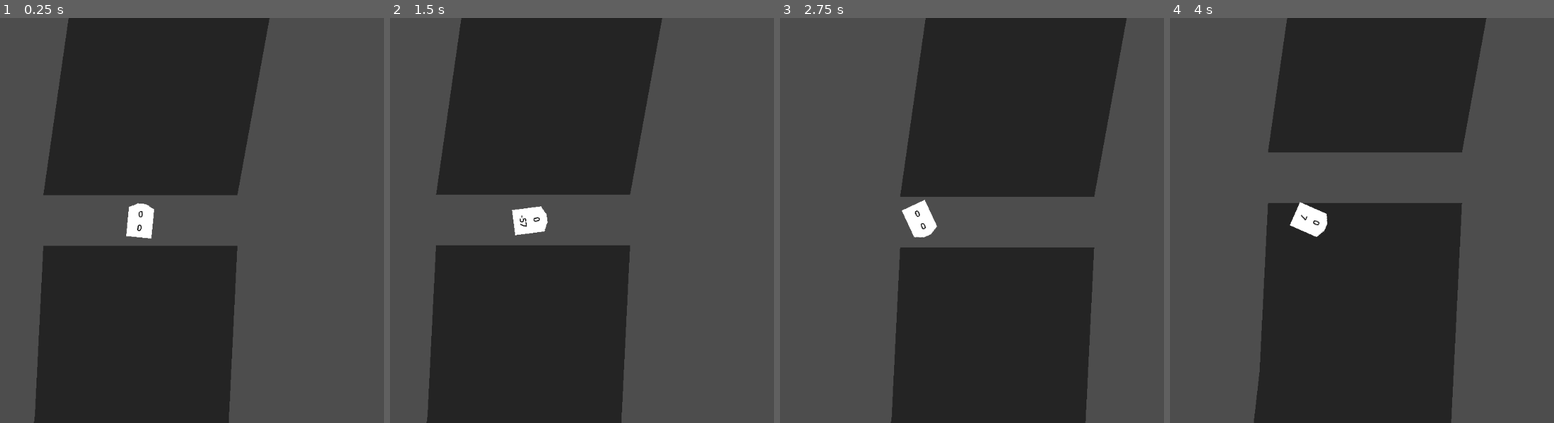
Above: before the commit, frames 1-4 (left to right).
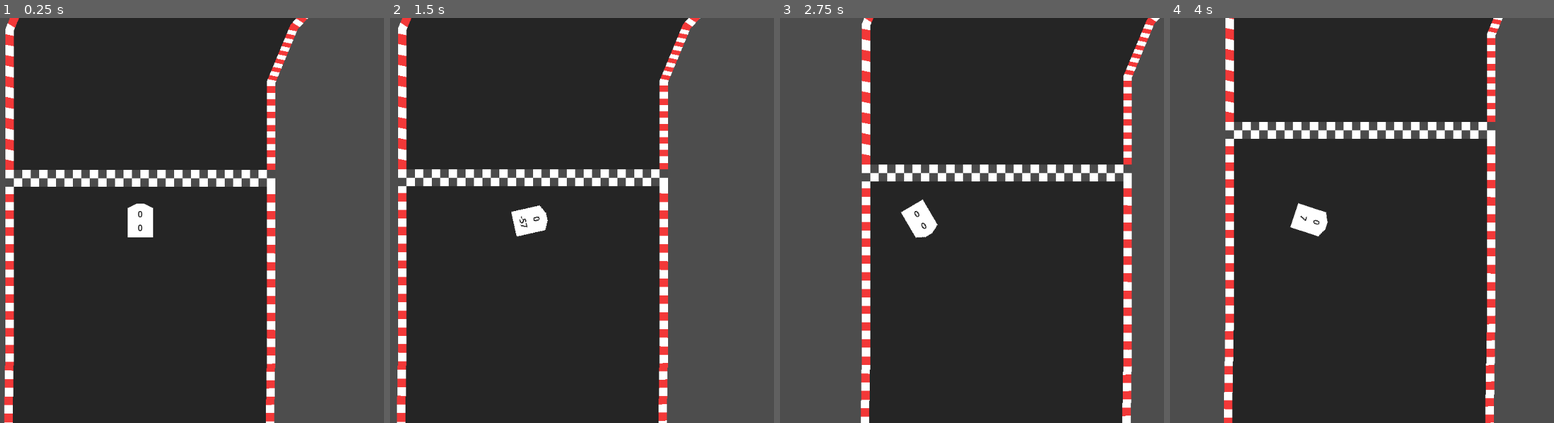
Above: after the commit, the same moments.

Repository: Tab-e-n/web-racing-game
Game: Godot game, scene res://gameplay.tscn
Two runs of this game, one before a commit and one after it. Both use one fixed random seed, a clock stepped at 60 frames per second and the inputs below.
Inputs:
- Up to frame 1 (0.25 s): no input
- Up to frame 2 (1.5 s): tap Enter at 0.5 s; hold Right (right) 0.53-1.28 s; hold Down (down) from 1.28 s (still down)
- Up to frame 3 (2.75 s): release Down (down) at 2.03 s; hold Right (right) from 2.03 s (still down)
- Up to frame 4 (4 s): release Right (right) at 2.78 s; hold Up (up) 2.78-3.53 s; hold Left (left) from 3.53 s (still down)

The runs differ from the first frame. In frame 1, 27% of the frame differs, in the area x 1-81%, y 0-100%; in frame 2, 28%; in frame 3, 27%; in frame 4, 28%, in the area x 14-87%, y 0-100%.

Commit message:
Road and Asphalt code, probably more

Diff:
--- /dev/null
+++ b/Objects/GameplayObjects/asphalt.tscn
@@ -0,0 +1,10 @@
+[gd_scene load_steps=2 format=3 uid="uid://cv88uov3uxp48"]
+
+[ext_resource type="Script" path="res://Scripts/asphalt.gd" id="1_qqocn"]
+
+[node name="Asphalt" type="Area2D"]
+collision_layer = 4
+script = ExtResource("1_qqocn")
+
+[connection signal="body_entered" from="." to="." method="_on_body_entered"]
+[connection signal="body_exited" from="." to="." method="_on_body_exited"]
--- a/Objects/GameplayObjects/checkpoint.tscn
+++ b/Objects/GameplayObjects/checkpoint.tscn
@@ -1,6 +1,7 @@
-[gd_scene load_steps=3 format=3 uid="uid://b6m05hpjgeyco"]
+[gd_scene load_steps=4 format=3 uid="uid://b6m05hpjgeyco"]
 
 [ext_resource type="Script" path="res://Scripts/checkpoint.gd" id="1_vm4tp"]
+[ext_resource type="Texture2D" uid="uid://coaw3v1uv4u1o" path="res://Textures/debug_bordercollision.png" id="2_p05tj"]
 
 [sub_resource type="WorldBoundaryShape2D" id="WorldBoundaryShape2D_6x8c3"]
 
@@ -10,4 +11,10 @@
 [node name="coll" type="CollisionShape2D" parent="."]
 shape = SubResource("WorldBoundaryShape2D_6x8c3")
 
+[node name="visual" type="Sprite2D" parent="."]
+modulate = Color(0, 1, 1, 0.501961)
+z_index = 50
+z_as_relative = false
+texture = ExtResource("2_p05tj")
+
 [connection signal="body_entered" from="." to="." method="_on_body_entered"]
--- a/Objects/GameplayObjects/finish_line.tscn
+++ b/Objects/GameplayObjects/finish_line.tscn
@@ -1,6 +1,7 @@
-[gd_scene load_steps=3 format=3 uid="uid://dio5x6fxxcoph"]
+[gd_scene load_steps=4 format=3 uid="uid://dio5x6fxxcoph"]
 
 [ext_resource type="Script" path="res://Scripts/finish_line.gd" id="1_ocw73"]
+[ext_resource type="Texture2D" uid="uid://dnx1viimlw0vj" path="res://Textures/placeholder_finish.png" id="2_uwy5s"]
 
 [sub_resource type="WorldBoundaryShape2D" id="WorldBoundaryShape2D_csgxu"]
 
@@ -11,4 +12,10 @@
 [node name="coll" type="CollisionShape2D" parent="."]
 shape = SubResource("WorldBoundaryShape2D_csgxu")
 
+[node name="finish" type="Sprite2D" parent="."]
+position = Vector2(0, 16)
+texture = ExtResource("2_uwy5s")
+region_enabled = true
+region_rect = Rect2(0, 0, 512, 32)
+
 [connection signal="body_entered" from="." to="." method="_on_body_entered"]
--- /dev/null
+++ b/Objects/GameplayObjects/road.tscn
@@ -0,0 +1,14 @@
+[gd_scene load_steps=4 format=3 uid="uid://b1tv587fjj38r"]
+
+[ext_resource type="Texture2D" uid="uid://dwmsjpkb8rgch" path="res://Textures/placeholder_track.png" id="1_oa1hq"]
+[ext_resource type="Script" path="res://Scripts/road.gd" id="2_f8vvq"]
+[ext_resource type="PackedScene" uid="uid://cv88uov3uxp48" path="res://Objects/GameplayObjects/asphalt.tscn" id="3_0edyk"]
+
+[node name="Road" type="Line2D"]
+width = 512.0
+texture = ExtResource("1_oa1hq")
+texture_mode = 1
+script = ExtResource("2_f8vvq")
+
+[node name="Asphalt" parent="." instance=ExtResource("3_0edyk")]
+modulate = Color(1, 1, 1, 0.501961)
--- a/Objects/racecar.tscn
+++ b/Objects/racecar.tscn
@@ -28,23 +28,31 @@
 [node name="normal_rot" type="Sprite2D" parent="."]
 visible = false
 modulate = Color(1, 0, 1, 0.501961)
+z_index = 50
+z_as_relative = false
 texture = ExtResource("2_4oll1")
 offset = Vector2(0, -32)
 
 [node name="sliding_rot_cos" type="Sprite2D" parent="."]
 visible = false
 modulate = Color(1, 0, 0.501961, 0.501961)
+z_index = 50
+z_as_relative = false
 texture = ExtResource("2_4oll1")
 offset = Vector2(0, -32)
 
 [node name="last_coll_rot" type="Sprite2D" parent="."]
 visible = false
 modulate = Color(1, 1, 0, 0.501961)
+z_index = 50
+z_as_relative = false
 texture = ExtResource("2_4oll1")
 offset = Vector2(0, -32)
 
 [node name="new_rot" type="Sprite2D" parent="."]
 visible = false
 modulate = Color(1, 0, 0, 0.501961)
+z_index = 50
+z_as_relative = false
 texture = ExtResource("2_4oll1")
 offset = Vector2(0, -32)
--- /dev/null
+++ b/Scripts/asphalt.gd
@@ -0,0 +1,14 @@
+extends Area2D
+
+var car : Node2D
+
+func _physics_process(delta):
+	if car != null:
+		car.on_asphalt = true
+
+func _on_body_entered(body):
+	car = body
+
+func _on_body_exited(body):
+	car.on_asphalt = false
+	car = null
--- a/Scripts/checkpoint.gd
+++ b/Scripts/checkpoint.gd
@@ -4,9 +4,12 @@
 var checkpoint_number : int
 
 func _ready():
+	$visual.visible = false
 	finish.last_check_point += 1
 	checkpoint_number = finish.last_check_point
 
+func _physics_process(_delta):
+	$visual.visible = Global.debug_mode
 
 func _on_body_entered(_body):
 	if finish.current_checkpoint == checkpoint_number - 1:
--- a/Scripts/finish_line.gd
+++ b/Scripts/finish_line.gd
@@ -1,7 +1,12 @@
 extends Area2D
+
+@export var width : int = 512
 
 var current_checkpoint : int = 0
 var last_check_point : int = 0
+
+func _ready():
+	$finish.region_rect.size = Vector2(width, 32)
 
 func _on_body_entered(body):
 	if current_checkpoint == last_check_point:
--- a/Scripts/gameplay.gd
+++ b/Scripts/gameplay.gd
@@ -4,9 +4,9 @@
 	var data = {}
 	data["position"] = $Racecar.position
 	data["rotation"] = $Racecar.rotation
+	data["sliding"] = $Racecar.state_sliding
 #	data["gear"] = $Racecar.gear
 #	data["cur_speed"] = $Racecar.cur_speed
-#	data["state_sliding"] = $Racecar.state_sliding
 	return data
 
 func player_did_a_lap():
--- a/Scripts/opponent_visualizer.gd
+++ b/Scripts/opponent_visualizer.gd
@@ -11,7 +11,7 @@
 			var new_op : Sprite2D = Sprite2D.new()
 			new_op.texture = preload("res://Textures/placeholder_car.png")
 			new_op.name = String.num(i)
-			new_op.modulate = Color.DIM_GRAY
+			new_op.modulate = Color.DARK_GRAY
 			add_child(new_op)
 	for op in get_children():
 		if not Net.players.has(int(String(op.name))):
@@ -22,3 +22,7 @@
 		var car_data = Net.players[int(String(op.name))]["car_data"]
 		op.rotation =  car_data["rotation"]
 		op.position =  car_data["position"]
+		if car_data["sliding"]:
+			op.self_modulate = Color(0.5, 0.5, 0.5)
+		else:
+			op.self_modulate = Color(1, 1, 1)
--- a/Scripts/racecar.gd
+++ b/Scripts/racecar.gd
@@ -12,6 +12,7 @@
 const GEAR_ACC_DECREASE = [0, 1.6, 2.1, 2.4, 2.7]
 const TURN_SPEED_SLIDING : float = 0.05
 const SLIDING_DRAG : float = 1.5
+const BUNKER_DRAG : float = 4
 
 var is_taking_inputs = true
 
@@ -23,6 +24,10 @@
 var state_sliding : bool = false
 var forced_accel : bool = false
 var extra_friction : float = 0
+var extra_drag : float = 0
+
+var on_asphalt : bool = false
+var on_bunker : bool = false
 
 var oil_covered : bool = false
 
@@ -30,11 +35,26 @@
 	motion_mode = MOTION_MODE_FLOATING
 
 func _physics_process(_delta):
-	extra_friction = 0
-
 	if Net.is_a_spectator:
 		visible = false
 		return
+
+	if not on_asphalt:
+		on_bunker = true
+	else:
+		on_bunker = false
+#	print(on_asphalt)
+#	print(on_bunker)
+
+	extra_friction = 0
+	extra_drag = 0
+
+	if on_bunker:
+		extra_drag += BUNKER_DRAG
+
+	if oil_covered:
+		state_sliding = true
+		extra_friction += 1.5
 
 	if switching_gears_timer > 0:
 		switching_gears_timer -= 1
@@ -45,10 +65,6 @@
 					gear += 1
 
 	var last_coll_rot = $last_coll_rot.global_rotation
-
-	if oil_covered:
-		state_sliding = true
-		extra_friction += 1.5
 
 	if state_sliding:
 		physics_sliding()
@@ -145,7 +161,7 @@
 
 	if cur_speed != 0:
 		var speed_sign = sign(cur_speed)
-		cur_speed -= speed_sign * (FRICTION - friction_reduction + extra_friction)
+		cur_speed -= speed_sign * (FRICTION - friction_reduction + abs(cur_speed) / 1000 * extra_drag + extra_friction)
 		if speed_sign != sign(cur_speed):
 			cur_speed = 0
 
@@ -186,13 +202,13 @@
 	if velocity_sin != null or velocity_cos != null:
 		if velocity.x != 0:
 			var speed_sign = sign(velocity.x)
-			velocity.x -= velocity_sin * (FRICTION / 3 + pyth / 1000 * SLIDING_DRAG + extra_friction)
+			velocity.x -= velocity_sin * (FRICTION / 3 + pyth / 1000 * (SLIDING_DRAG + extra_drag) + extra_friction)
 			if speed_sign != sign(velocity.x) and speed_sign != 0:
 				velocity.x = 0
 
 		if velocity.y != 0:
 			var speed_sign = sign(velocity.y)
-			velocity.y -= velocity_cos * (FRICTION / 3 + pyth / 1000 * SLIDING_DRAG + extra_friction)
+			velocity.y -= velocity_cos * (FRICTION / 3 + pyth / 1000 * (SLIDING_DRAG + extra_drag) + extra_friction)
 			if speed_sign != sign(velocity.y) and speed_sign != 0:
 				velocity.y = 0
 
--- /dev/null
+++ b/Scripts/road.gd
@@ -0,0 +1,14 @@
+extends Line2D
+
+func _ready():
+	if not visible:
+		return
+	var line_poly = Geometry2D.offset_polyline(points, width / 2 - 16, Geometry2D.JOIN_MITER, Geometry2D.END_BUTT)
+
+	for poly in line_poly:
+		var col = CollisionPolygon2D.new()
+		col.polygon = poly
+		$Asphalt.add_child(col)
+#		var pol = Polygon2D.new()
+#		pol.polygon = poly
+#		$Asphalt.add_child(pol)
--- a/Tracks/test_scene.tscn
+++ b/Tracks/test_scene.tscn
@@ -1,5 +1,6 @@
-[gd_scene load_steps=6 format=3 uid="uid://db1idhlcf3swl"]
+[gd_scene load_steps=7 format=3 uid="uid://db1idhlcf3swl"]
 
+[ext_resource type="PackedScene" uid="uid://b1tv587fjj38r" path="res://Objects/GameplayObjects/road.tscn" id="1_3ypym"]
 [ext_resource type="PackedScene" uid="uid://d02i4pulhjd01" path="res://Objects/GameplayObjects/start_position.tscn" id="1_52i3j"]
 [ext_resource type="PackedScene" uid="uid://dio5x6fxxcoph" path="res://Objects/GameplayObjects/finish_line.tscn" id="2_0k7na"]
 [ext_resource type="PackedScene" uid="uid://b6m05hpjgeyco" path="res://Objects/GameplayObjects/checkpoint.tscn" id="3_xxc2b"]
@@ -8,45 +9,44 @@
 
 [node name="test_scene" type="Node2D"]
 
-[node name="track1" type="Polygon2D" parent="."]
-color = Color(0.145098, 0.145098, 0.145098, 1)
-polygon = PackedVector2Array(8, 320, 376, 320, 440, -32, 632, -232, 1080, -320, 1352, -224, 1528, 8, 1584, 320, 1544, 584, 1288, 872, 1144, 1208, 1336, 1592, 1568, 1744, 2264, 1824, 2704, 1656, 2888, 1440, 2920, 1056, 2976, 632, 3192, 400, 3656, 456, 4080, 976, 4208, 1712, 4072, 2472, 3576, 3016, 3120, 3168, 1992, 3184, 1208, 3112, 712, 2800, 360, 2368, 312, 1904, 352, 1424, 352, 904, 376, 416, 8, 416, -8, 736, -72, 1296, -152, 1624, -176, 2136, -88, 2560, 48, 2920, 592, 3440, 1136, 3720, 2216, 3840, 3080, 3768, 3920, 3624, 4352, 3336, 4632, 2752, 4848, 2240, 4784, 1472, 4664, 920, 4392, 352, 3928, 32, 3424, -120, 2912, 8, 2624, 272, 2544, 792, 2512, 1088, 2256, 1288, 1864, 1224, 1760, 1024, 1864, 616, 2088, 176, 2016, -160, 1696, -560, 1416, -680, 920, -752, 512, -664, 96, -296)
-
 [node name="track2" type="Polygon2D" parent="."]
 visible = false
 color = Color(0.145098, 0.145098, 0.145098, 1)
 polygon = PackedVector2Array(320, 352, 392, 88, 776, -56, 1136, 80, 1408, 224, 1752, 200, 1960, 32, 2408, -256, 2920, - …(1185 unchanged characters)…
 
+[node name="Road" parent="." instance=ExtResource("1_3ypym")]
+position = Vector2(192, 368)
+points = PackedVector2Array(0, -80, 0, -296, 80, -488, 320, -744, 720, -848, 1240, -800, 1584, -464, 1656, -176, 1544, 128, 1456, 416, 1336, 768, 1376, 976, 1632, 1152, 1928, 1160, 2328, 1048, 2512, 760, 2576, 352, 2648, 0, 2888, -176, 3280, -224, 3552, -88, 3952, 200, 4096, 488, 4256, 856, 4256, 1152, 4240, 1560, 4040, 1832, 3712, 2072, 3152, 2144, 2600, 2152, 1952, 2136, 1272, 2064, 616, 1920, 168, 1624, 32, 1176, -8, 736, 0, 264, 0, -48)
+
 [node name="start_position" parent="." instance=ExtResource("1_52i3j")]
-position = Vector2(192, 368)
-rotation = 0.0954237
+position = Vector2(192, 384)
 
 [node name="finish_line" parent="." instance=ExtResource("2_0k7na")]
 position = Vector2(192, 320)
-rotation = -3.11744
+rotation = -3.14159
 
 [node name="checkpoint" parent="finish_line" instance=ExtResource("3_xxc2b")]
-position = Vector2(-122.822, 547.126)
+position = Vector2(-159.998, 520.001)
 rotation = 0.443119
 
 [node name="checkpoint2" parent="finish_line" instance=ExtResource("3_xxc2b")]
-position = Vector2(-699.89, 841.148)
-rotation = 1.28758
+position = Vector2(-743.996, 816.003)
+rotation = 1.57079
 
 [node name="checkpoint3" parent="finish_line" instance=ExtResource("3_xxc2b")]
-position = Vector2(-1350.99, 720.837)
+position = Vector2(-1416, 624.006)
 rotation = 2.2215
 
 [node name="checkpoint4" parent="finish_line" instance=ExtResource("3_xxc2b")]
 position = Vector2(-1584.89, -17.7294)
-rotation = 3.14159
+rotation = 3.40339
 
 [node name="checkpoint5" parent="finish_line" instance=ExtResource("3_xxc2b")]
-position = Vector2(-1351.65, -631.542)
-rotation = 3.14159
+position = Vector2(-1392, -663.994)
+rotation = 3.40339
 
 [node name="checkpoint6" parent="finish_line" instance=ExtResource("3_xxc2b")]
-position = Vector2(-1844.26, -1147.8)
+position = Vector2(-1720.01, -1159.99)
 rotation = 1.86296
 
 [node name="checkpoint7" parent="finish_line" instance=ExtResource("3_xxc2b")]
@@ -54,48 +54,48 @@
 rotation = 0.261799
 
 [node name="checkpoint8" parent="finish_line" instance=ExtResource("3_xxc2b")]
-position = Vector2(-2625.94, -48.5963)
+position = Vector2(-2640, -103.988)
 rotation = 0.261799
 
 [node name="checkpoint9" parent="finish_line" instance=ExtResource("3_xxc2b")]
-position = Vector2(-3226.81, 254.003)
+position = Vector2(-3224, 184.014)
 rotation = 1.57079
 
 [node name="checkpoint10" parent="finish_line" instance=ExtResource("3_xxc2b")]
-position = Vector2(-3833.78, -27.4204)
+position = Vector2(-3816, -111.983)
 rotation = 2.35619
 
 [node name="checkpoint11" parent="finish_line" instance=ExtResource("3_xxc2b")]
-position = Vector2(-4251.44, -753.545)
+position = Vector2(-4216, -783.981)
 rotation = 2.87979
 
 [node name="checkpoint12" parent="finish_line" instance=ExtResource("3_xxc2b")]
-position = Vector2(-4347.76, -1759.51)
+position = Vector2(-4230, -1522.29)
 rotation = 3.40339
 
 [node name="checkpoint13" parent="finish_line" instance=ExtResource("3_xxc2b")]
-position = Vector2(-3913.15, -2650.27)
-rotation = 3.66519
+position = Vector2(-3706.33, -2039.09)
+rotation = 4.18878
 
 [node name="checkpoint14" parent="finish_line" instance=ExtResource("3_xxc2b")]
-position = Vector2(-2827.9, -3108.61)
-rotation = 4.45058
+position = Vector2(-3019.69, -2103.69)
+rotation = 4.71238
 
 [node name="checkpoint15" parent="finish_line" instance=ExtResource("3_xxc2b")]
-position = Vector2(-1643.47, -3105.21)
+position = Vector2(-2220.3, -2139)
+rotation = 4.71238
+
+[node name="checkpoint16" parent="finish_line" instance=ExtResource("3_xxc2b")]
+position = Vector2(-1547.34, -2107.25)
 rotation = 4.97418
 
-[node name="checkpoint16" parent="finish_line" instance=ExtResource("3_xxc2b")]
-position = Vector2(-724.396, -2823.33)
+[node name="checkpoint17" parent="finish_line" instance=ExtResource("3_xxc2b")]
+position = Vector2(-832.072, -1980.48)
 rotation = 5.23598
 
-[node name="checkpoint17" parent="finish_line" instance=ExtResource("3_xxc2b")]
-position = Vector2(-63.2544, -2287.14)
+[node name="checkpoint18" parent="finish_line" instance=ExtResource("3_xxc2b")]
+position = Vector2(-148.096, -1492.86)
 rotation = 5.75958
-
-[node name="checkpoint18" parent="finish_line" instance=ExtResource("3_xxc2b")]
-position = Vector2(75.2585, -1522.26)
-rotation = 6.28318
 
 [node name="checkpoint19" parent="finish_line" instance=ExtResource("3_xxc2b")]
 position = Vector2(15.5683, -680.574)
@@ -105,8 +105,8 @@
 position = Vector2(3624, 376)
 
 [node name="oil2" parent="." instance=ExtResource("4_2jxhu")]
-position = Vector2(1616, 1664)
+position = Vector2(1672, 1608)
 
 [node name="booster" parent="." instance=ExtResource("5_rf6l0")]
-position = Vector2(1528, -136)
-rotation = 2.61799
+position = Vector2(1928, -168)
+rotation = 2.87979
--- a/gameplay.tscn
+++ b/gameplay.tscn
@@ -12,7 +12,10 @@
 [node name="track_loader" parent="." instance=ExtResource("1_3amlh")]
 
 [node name="opponent_visualizer" parent="." instance=ExtResource("1_0oath")]
+z_index = 20
 
 [node name="Racecar" parent="." instance=ExtResource("1_po648")]
+z_index = 20
 
 [node name="camera" parent="." instance=ExtResource("4_50n4o")]
+z_index = 100
Binary file added: Textures/debug_bordercollision.png
Not shown, added: Textures/debug_bordercollision.png.import
Binary file added: Textures/placeholder_finish.png
Not shown, added: Textures/placeholder_finish.png.import
Binary file added: Textures/placeholder_track.png
Not shown, added: Textures/placeholder_track.png.import
